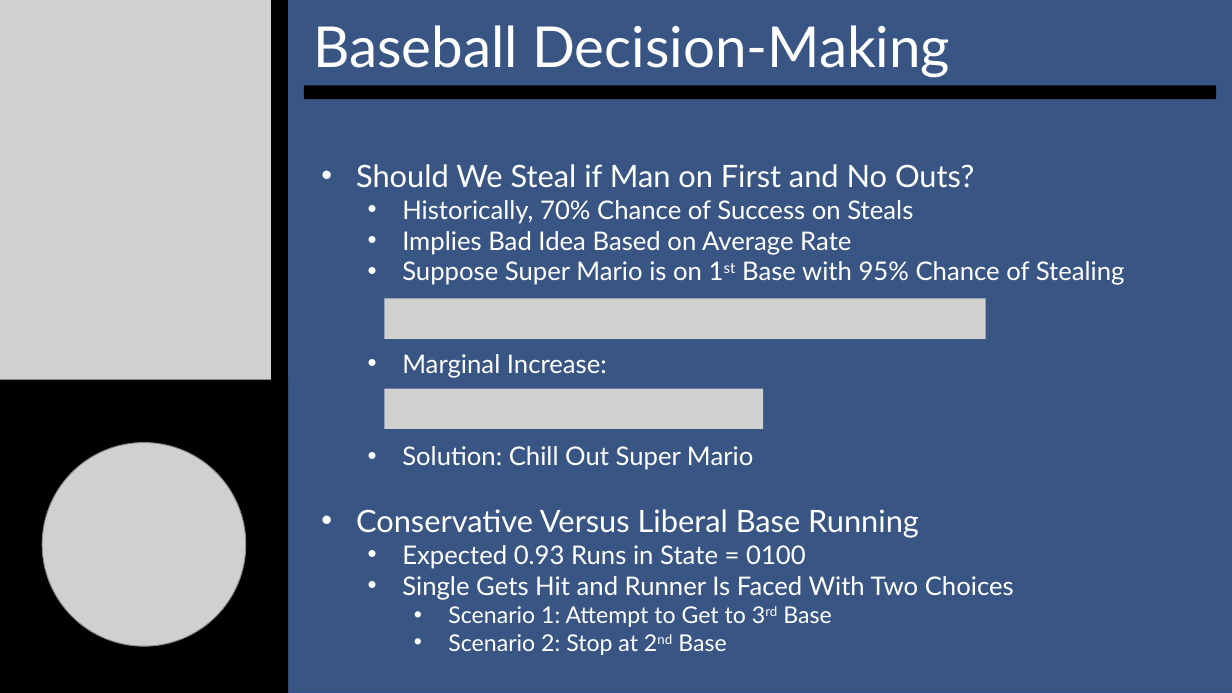
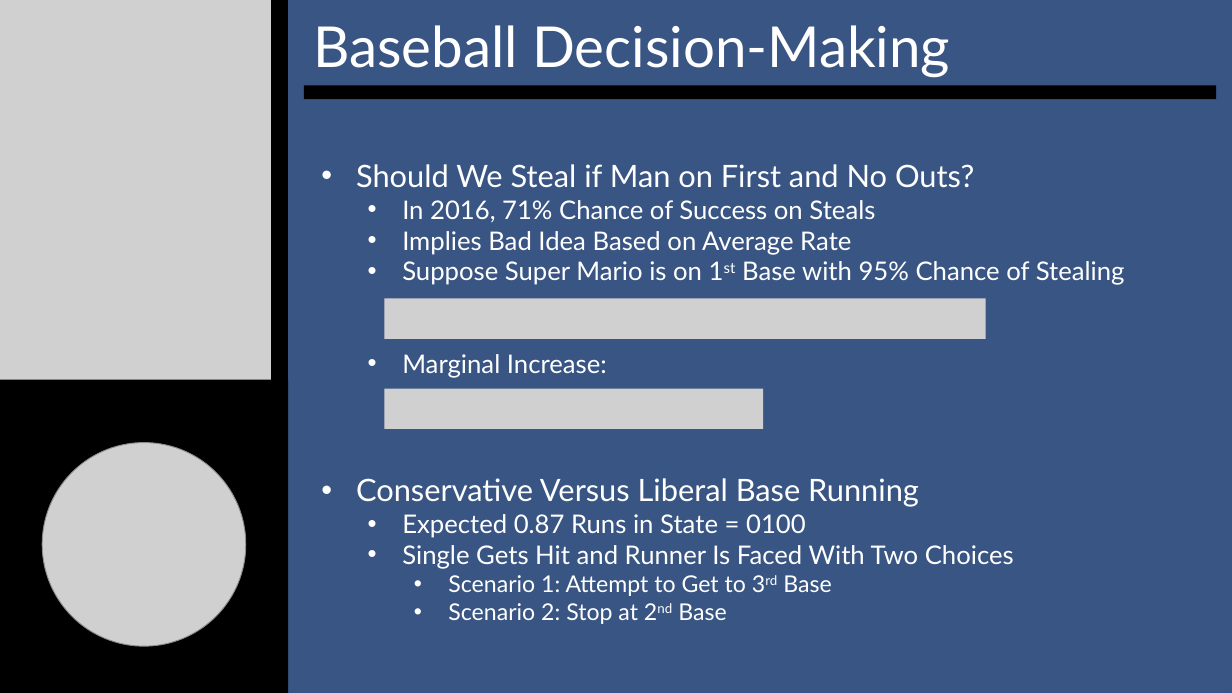
Before and after one commit to SuperMarioGiacomazzo/STOR538_WEBSITE, a slide deck: slide 11 of Slides/Baseball 5/Baseball_5_Lecture.pptx. Drawn at 1232x693 pixels with LibreOffice and Linux fonts; fonts in the diff are those of the drawing; grey boxes stand for pictures. Boxes give left, top, right and bottom in pixels: in the first picture for what was removed or moved away, otherwise in the second. Text is boxed around its words. In the diff, an @@ line names an element or a change of style, - is before the commit and + after.

```diff
--- a/Slides/Baseball 5/Baseball_5_Lecture.pptx
+++ b/Slides/Baseball 5/Baseball_5_Lecture.pptx
@@ text at [402,200,875,222]: text changed @@
-  • Historically, 70% Chance of Success on Steals
+  • In 2016, 71% Chance of Success on Steals
@@ text at [402,446,753,470]: paragraph removed @@
-  • Solution: Chill Out Super Mario
@@ text at [402,514,806,538]: text changed @@
-  • Expected 0.93 Runs in State = 0100
+  • Expected 0.87 Runs in State = 0100
```
Also in this commit, not shown: 6 other slides changed, 6 other files.
